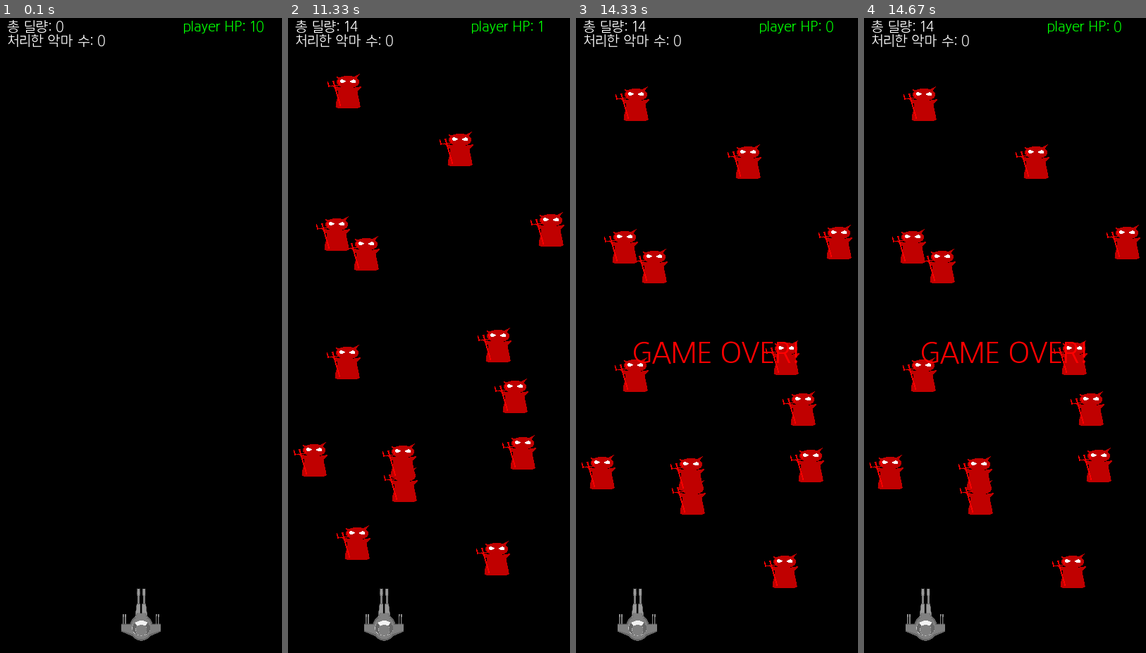
Above: before the commit, frames 1-4 (left to right).
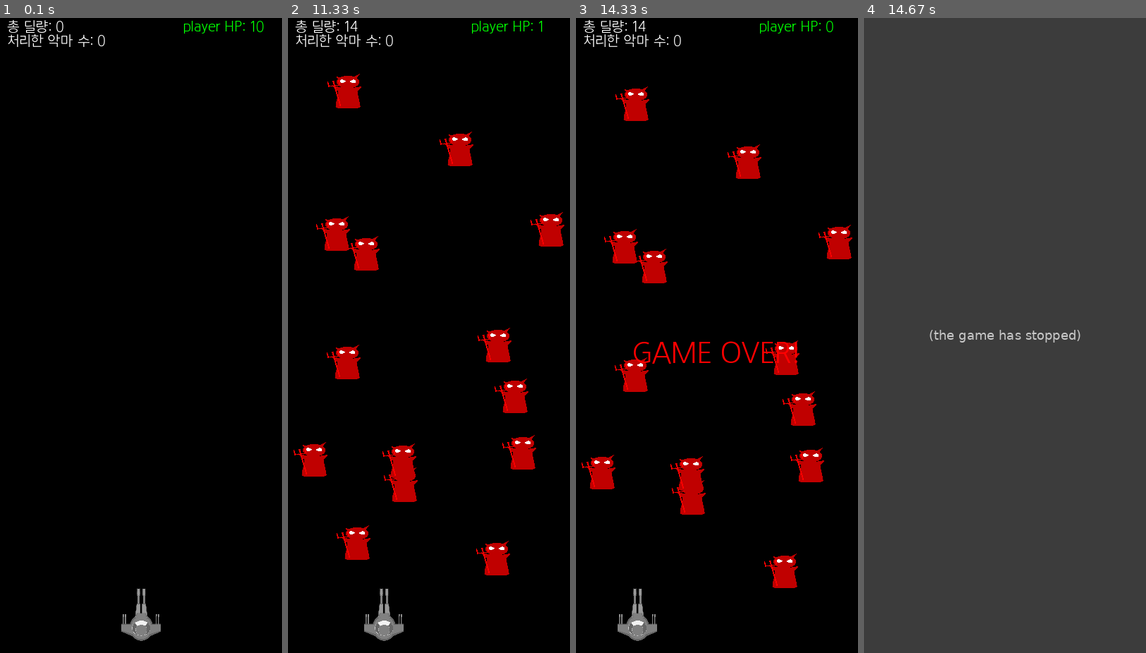
Above: after the commit, the same moments.

Repository: pygameprj/pygame
Game: pygame game, started from Pygame_t2.py
Same seed, same stepped clock (60 frames per second), same inputs: the game is played once before the commit and once after it.
Inputs:
- Up to frame 1 (0.1 s): no input
- Up to frame 2 (11.33 s): hold Space 0.33-0.87 s; hold Left 0.33-0.87 s; tap Space at 0.9, 3.03, 3.33, 3.53, 3.83, 4.03, 4.33, 4.53, 4.83, 5.1, 5.4, 5.53, 5.83, 6.2, 6.5, 6.7, 7, 7.2, 7.5, 7.7, 8, 8.27, 8.57, 8.7, 9, 9.37, 9.67, 9.87, 10.17, 10.37, 10.67, 10.87, 11.17 s; hold Right 2.3-2.93 s; hold Left 2.97-3.43 s; hold Right 3.47-3.93 s; hold Right 3.97-4.43 s; hold Left 4.47-5 s; hold Left 5.03-5.43 s; hold Right 5.47-6.1 s; hold Left 6.13-6.6 s; hold Right 6.63-7.1 s; hold Right 7.13-7.6 s; hold Left 7.63-8.17 s; hold Left 8.2-8.6 s; hold Right 8.63-9.27 s; hold Left 9.3-9.77 s; hold Right 9.8-10.27 s; hold Right 10.3-10.77 s; hold Left from 10.8 s (still down)
- Up to frame 3 (14.33 s): release Left at 11.33 s; hold Left 11.37-11.77 s; tap Space at 11.43, 11.73 s
- Up to frame 4 (14.67 s): no input

Frames 1-3 are identical in both runs. In frame 4, 100% of the frame differs, in the area x 0-100%, y 0-100%.
After the commit the program exited at 14.45 s; later frames show no game.

Commit message:
게임사운드 추가 및 코드 객체지향적으로 바꿈

Diff:
--- a/Pygame_t2.py
+++ b/Pygame_t2.py
@@ -10,6 +10,18 @@
 GREEN = (0,255, 0)
 RED = (255, 0, 0)
 M_PER = 3 # 미사일 생성 확률 퍼센트
+
+#파일 경로
+playerFile = ["image\gfigter.png", "C:\code\pygame\image\gfigter.png"]
+missileFile = ["image\missile.png", "C:\code\pygame\image\missile.png"]
+obsFile = ["image\devil.png", "C:\code\pygame\image\devil.png"]
+boomFile = ["image\explosion.png", "C:\code\pygame\image\explosion.png"]
+boomSoundFile = ["sound\death_devil.mp3", "C:\code\pygame\sound\death_devil.mp3"]
+fontFile = ['font\KOTRA_GOTHIC.ttf', 'C:\code\pygame\_font\KOTRA_GOTHIC.ttf']
+happythemeBGM = ["sound\happythemeBGM.mp3", "C:\code\pygame\sound\happythemeBGM.mp3"]
+laserGunSound = ["sound\laserGun.mp3", "C:\code\pygame\sound\laserGun.mp3"]
+gameOverSound = ["sound\gameOver.mp3", "C:\code\pygame\sound\gameOver.mp3"]
+downHPSound = ["sound\downHP.mp3", "C:\code\pygame\sound\downHP.mp3"]
 
 player_HP = 10
 player_SPEED = 7
@@ -55,7 +67,7 @@
         screen.blit(self.img, (self.x, self.y))
 
 def initPlayer(player):
-    player.put_img("image\gfigter.png")
+    player.put_img(playerFile[1])
     player.change_size(playerSizeX, playerSizeY)
     player.x = round((SCREEN_WIDTH - player.sx)/2)
     player.y = SCREEN_HEIGHT - player.sy - 15
@@ -64,7 +76,7 @@
 
 def newMissile(m_list, m_STR, player):
     missile = obj()  # missile
-    missile.put_img("image\missile.png")
+    missile.put_img(missileFile[1])
     missile.change_size(missileSizeX, missileSizeY)
     missile.x = round(player.x + player.sx/2 - missile.sx/2)
     missile.y = player.y - missile.y
@@ -75,7 +87,7 @@
 def newobs(obs_list):
     if random.random() < M_PER/100:
         obstacle = obj()  # devil
-        obstacle.put_img("image\devil.png")
+        obstacle.put_img(obsFile[1])
         obstacle.change_size(obsSizeX, obsSizeY)
         obstacle.x = random.randrange(0, SCREEN_WIDTH - obstacle.sx)
         obstacle.y = 10 + 40
@@ -87,11 +99,14 @@
     for i in range(len(delObj_list)):
         obj_list[delObj_list[i]]
         boom = obj()
-        boom.put_img("image\explosion.png")
+        boom.put_img(boomFile[1])
         boom.change_size(boomX, boomY)
         boom.x = obj_list[delObj_list[i]].x
         boom.y = obj_list[delObj_list[i]].y
         boom_list.append(boom)
+        # pygame.mixer.music.stop()
+        pygame.mixer.Sound(boomSoundFile[1]).play()
+        # pygame.mixer.music.play(-1)
 
 #충돌여부
 def oLap(obj1, obj2):
@@ -110,6 +125,10 @@
         obj = obj_list[i]
         obj.y += obj.move
 
+def downHP(player):
+    pygame.mixer.Sound(downHPSound[1]).play()
+    player.HP -= 1
+
 #오브젝트 삭제
 def delObjf(obj_list, delObj_list):
     if len(delObj_list):
@@ -119,9 +138,8 @@
         for delObj in reversed_delObj_list:
             del obj_list[delObj]
 
-
 #오브젝트가 나가면 삭제
-def outOfObj(obj_list):
+def outOfObj(obj_list, player):
     count = 0
     delObj_list = []
     if len(obj_list):
@@ -132,6 +150,7 @@
                 delObj_list.append(i)
                 count += 1
     delObjf(obj_list, delObj_list)
+    if count: downHP(player)
     return count
 
 #충돌
@@ -179,14 +198,16 @@
 #게임 오버
 def ifGameOver(screen, player):
     if player.HP <= 0:
-        font = pygame.font.Font('font\KOTRA_GOTHIC.ttf', 40)
+        font = pygame.font.Font(fontFile[1], 40)
         text = font.render("GAME OVER!", True, RED)
         screen.blit(text,(80, SCREEN_HEIGHT/2))
+        pygame.mixer.music.stop()
+        pygame.mixer.Sound(gameOverSound[1]).play()
         return True
     return False
 
 def writeScore(screen, message, fontX, fontY, count = -1, color = WHITE, size = 20):
-    font = pygame.font.Font('font\KOTRA_GOTHIC.ttf', size)
+    font = pygame.font.Font(fontFile[1], 20)
     if count != -1: text = font.render(message + ": "+ str(count), True, color)
     else: text = font.render(message, True, color)
     screen.blit(text,(fontX,fontY))
@@ -194,6 +215,9 @@
 def main():
     # 1. 게임 초기화
     pygame.init()
+    pygame.mixer.music.load(happythemeBGM[1])
+    pygame.mixer.music.play(-1)
+    missile_Sound = pygame.mixer.Sound(laserGunSound[1])
     screen = pygame.display.set_mode((SCREEN_WIDTH, SCREEN_HEIGHT))
     global obsCount
 
@@ -236,6 +260,7 @@
 
         #스패이스바 입력시 미사일 생성
         if key_event[pygame.K_SPACE] and count % 6 == 0:
+            missile_Sound.play()
             newMissile(missile_list, missile_STR, player)
             count = 0
 
@@ -249,13 +274,13 @@
         DOWNObjf(obstacle_list)
 
         #del obj
-        outOfObj(missile_list)
-        player.HP -= outOfObj(obstacle_list)
+        outOfObj(obstacle_list, player)
 
         #충돌시 오브젝트 파괴
         if hitObs(missile_list, obstacle_list, boom_list):  damageAmount += 1
         #플래이어 체력 감소
-        if hitPlayer(player, obstacle_list): player.HP -= 1
+        if hitPlayer(player, obstacle_list): downHP(player)
+
         # print("obs del count: ",obsCount)
         if obsCount/10:
             global obs_SPEED
@@ -273,9 +298,8 @@
         # 4-5, 업데이트
         pygame.display.flip()
     while True:
-        time.sleep(5)
+        time.sleep(3)
         break
-
 
 if __name__ == "__main__":
     main()
Renamed: font/KOTRA_GOTHIC.otf -> _font/KOTRA_GOTHIC.otf
Renamed: font/KOTRA_GOTHIC.ttf -> _font/KOTRA_GOTHIC.ttf
Not shown, added: Pygame_t2.spec
Not shown, added: sound/death_devil.mp3
Not shown, added: sound/downHP.mp3
Not shown, added: sound/explosion1.mp3
Not shown, added: sound/gameOver.mp3
Not shown, added: sound/happythemeBGM.mp3
Not shown, added: sound/laserGun.mp3
